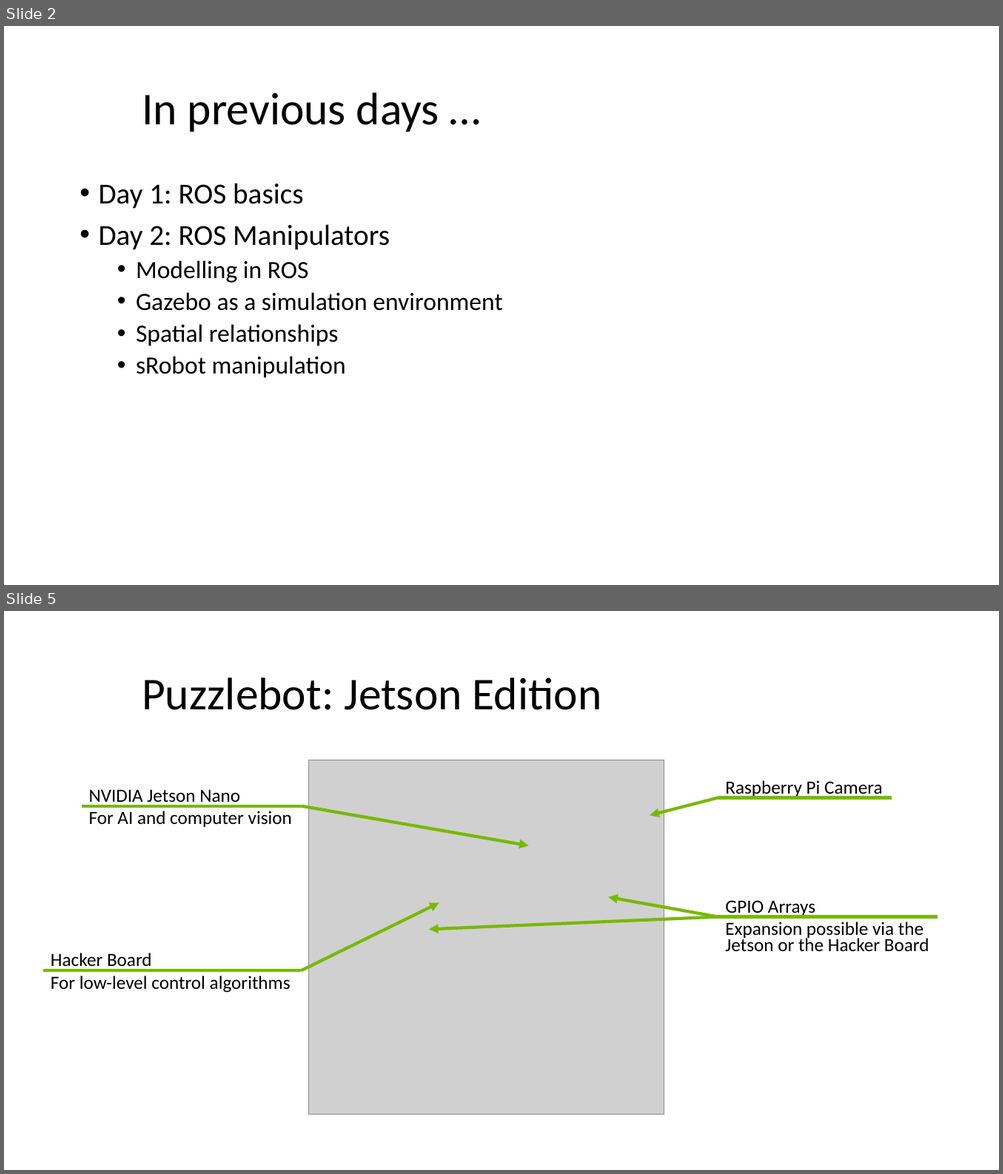
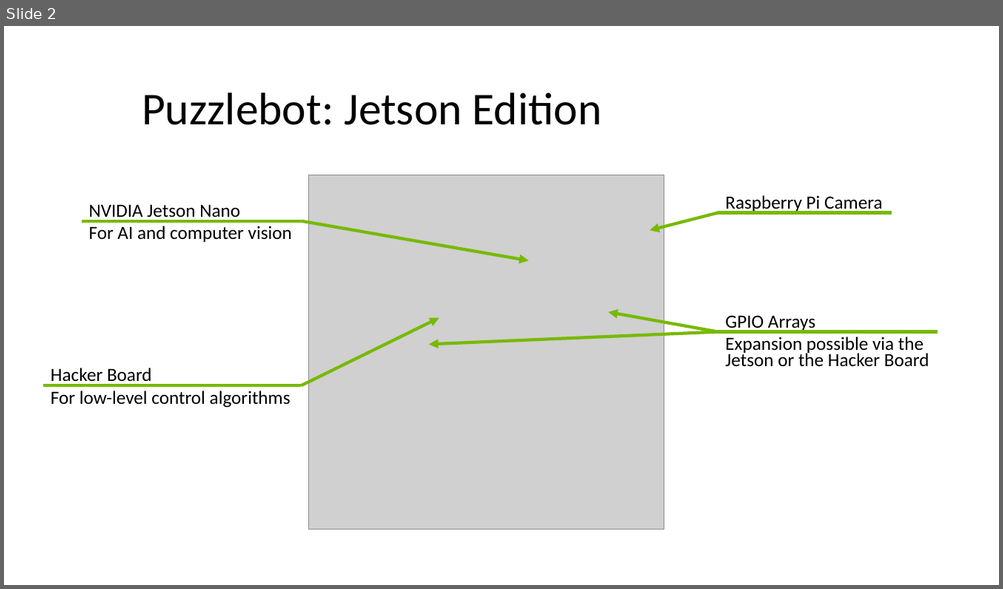
Before and after one commit to rebecavelasco/MTechROSIntro, a slide deck: Puzzlebot/Puzzlebot.pptx. Shown one above the other, each under a label of ours: slides 2 and 5 before the commit, slide 2 after it; the slides between them are not shown. The pictures are 1003x1174 and 1003x589 pixels, drawn with LibreOffice and Linux fonts; fonts in the diff are those of the drawing; grey boxes stand for pictures; background and template pictures are left out. Boxes give left, top, right and bottom in pixels: in the first picture for what was removed or moved away, otherwise in the second. Text is boxed around its words. In the diff, an @@ line names an element or a change of style, - is before the commit and + after.

```diff
--- a/Puzzlebot/Puzzlebot.pptx
+++ b/Puzzlebot/Puzzlebot.pptx
@@ slide 2 removed at (x1=4, y1=26, x2=999, y2=585), background #FFFFFF @@
@@ title removed at (x1=142, y1=93, x2=439, y2=132) @@
-In previous days …
@@ text removed at (x1=99, y1=183, x2=502, y2=378) @@
-• Day 1: ROS basics
-• Day 2: ROS Manipulators
-  • Modelling in ROS
-  • Gazebo as a simulation environment
-  • Spatial relationships
-  • sRobot manipulation
@@ what was slide 5 is now slide 2 @@
```
Also in this commit, not shown: 2 other slides removed.
